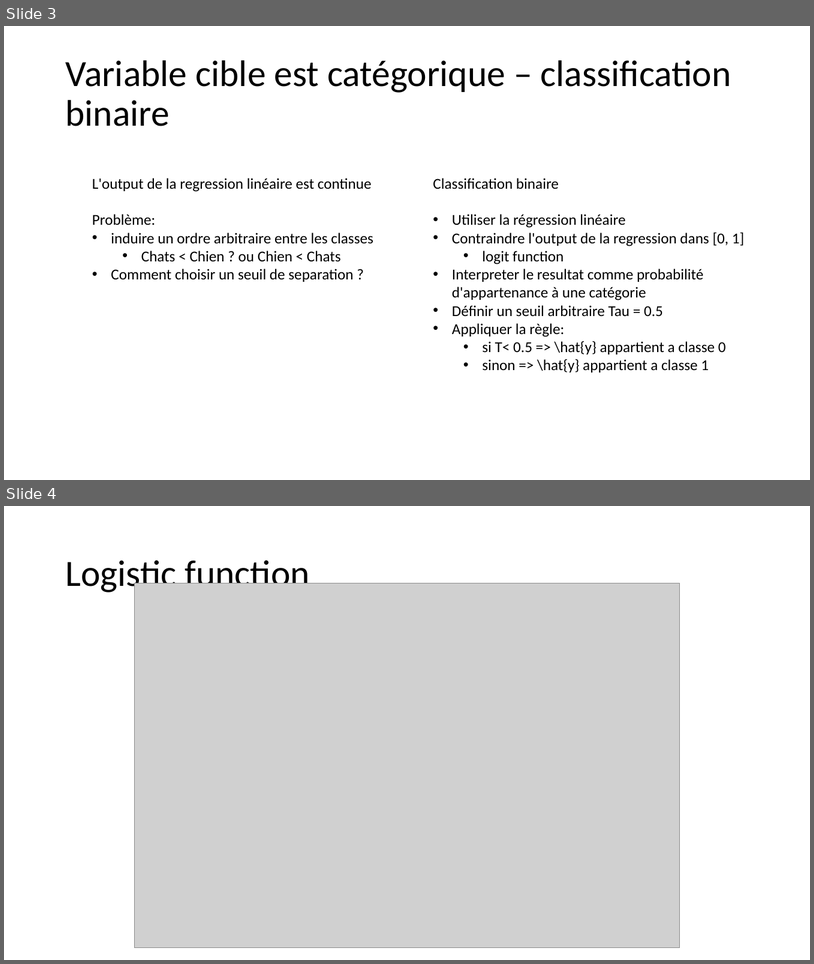
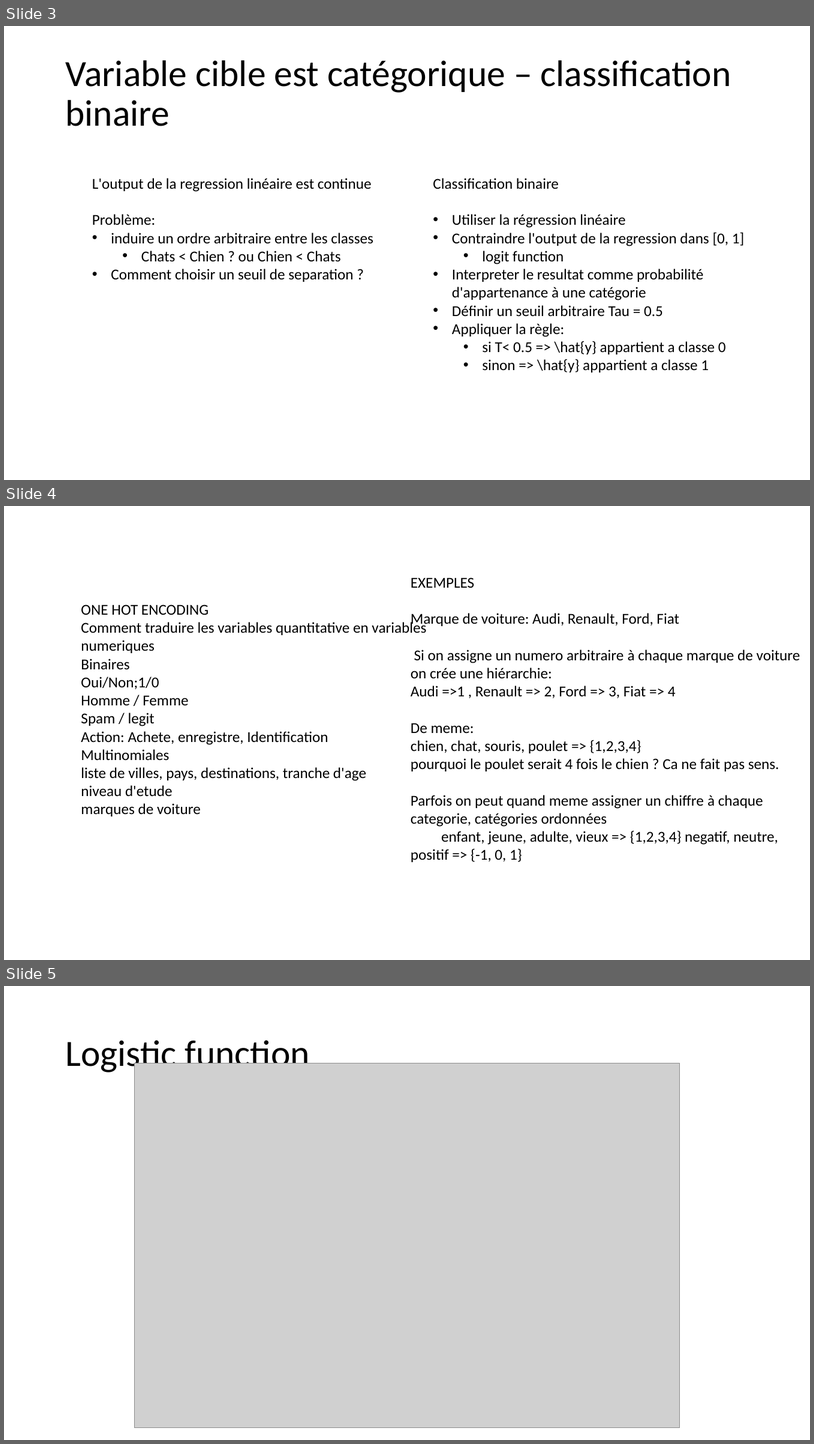
Before and after one commit to alexisperrier/XEmines_DataScience_2020, a slide deck: slides/XEM20_S1D4_Logistic_regression.pptx. Shown one above the other, each under a label of ours: slides 3 and 4 before the commit, slides 3, 4 and 5 after it. The pictures are 814x964 and 814x1444 pixels, drawn with LibreOffice and Linux fonts; fonts in the diff are those of the drawing; grey boxes stand for pictures. Boxes give left, top, right and bottom in pixels: in the first picture for what was removed or moved away, otherwise in the second. Text is boxed around its words. In the diff, an @@ line names an element or a change of style, - is before the commit and + after.

```diff
--- a/slides/XEM20_S1D4_Logistic_regression.pptx
+++ b/slides/XEM20_S1D4_Logistic_regression.pptx
@@ slide 4 added at <box>4,506,810,960</box>, background #FFFFFF @@
@@ text added at <box>411,577,801,862</box>, 18 pt, text #000000 @@
+EXEMPLES
+Marque de voiture: Audi, Renault, Ford, Fiat
+Si on assigne un numero arbitraire à chaque marque de voiture on crée une hiérarchie:
+Audi =>1 , Renault => 2, Ford => 3, Fiat => 4
+De meme:
+chien, chat, souris, poulet => {1,2,3,4}
+pourquoi le poulet serait 4 fois le chien ? Ca ne fait pas sens.
+Parfois on peut quand meme assigner un chiffre à chaque categorie, catégories ordonnées
+enfant, jeune, adulte, vieux => {1,2,3,4} negatif, neutre, positif => {-1, 0, 1}
@@ text added at <box>81,604,426,816</box>, 18 pt, text #000000 @@
+ONE HOT ENCODING
+Comment traduire les variables quantitative en variables numeriques
+Binaires
+Oui/Non;1/0
+Homme / Femme
+Spam / legit
+Action: Achete, enregistre, Identification
+Multinomiales
+liste de villes, pays, destinations, tranche d'age
+niveau d'etude
+marques de voiture
@@ what was slide 4 is now slide 5 @@
```
Also in this commit, not shown: 8 other slides added, 1 slide removed, 3 other files.
